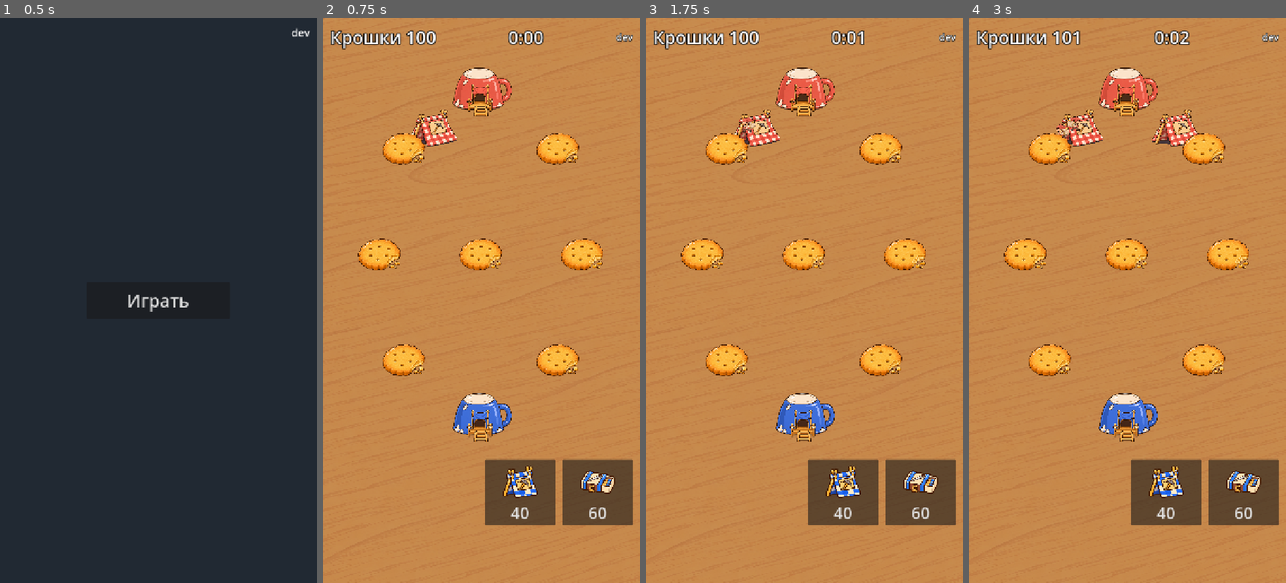
Above: before the commit, frames 1-4 (left to right).
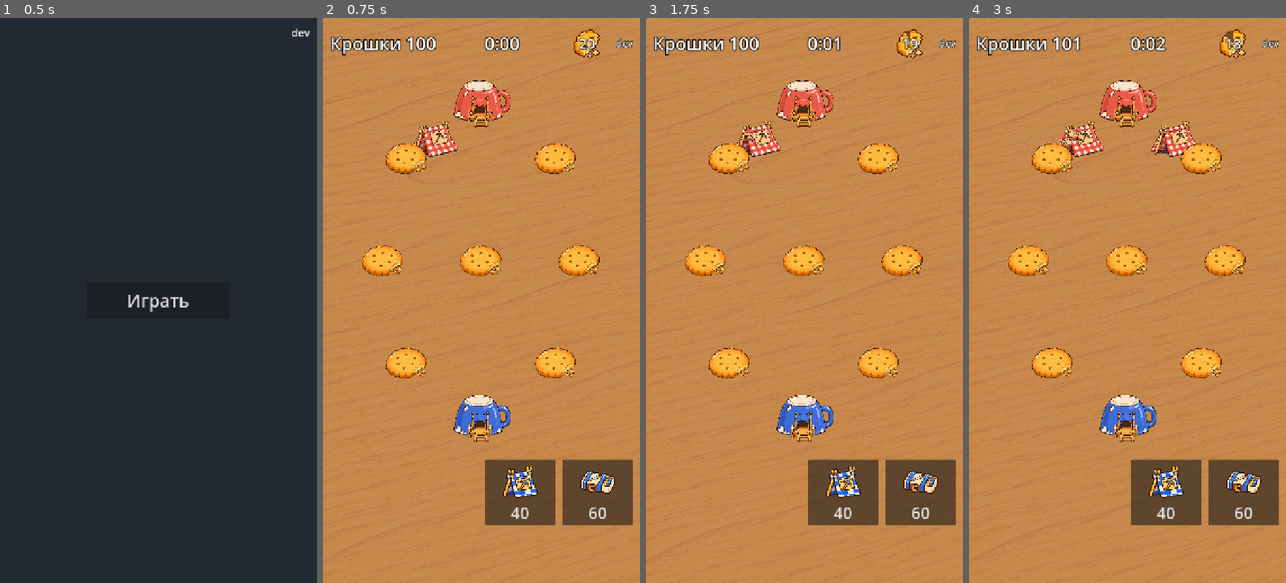
Above: after the commit, the same moments.

Repository: fishert2812/strategy-2d
Game: Godot game, scene res://scenes/main.tscn
The game is run twice, just before and just after one commit, with the same random seed, the same clock (stepped at 60 frames per second) and the same inputs.
Inputs (mouse positions are in pixels of both pictures, inside the frame that each line leads up to):
- Up to frame 1 (0.5 s): no input
- Up to frame 2 (0.75 s): click "Играть" at 0.5 s
- Up to frame 3 (1.75 s): tap Enter at 1.25 s; move the mouse to (874, 272) at 1.27 s; click (874, 272) at 1.42 s
- Up to frame 4 (3 s): drag from (1064, 328) to (1111, 413) at 2.02 s; move the mouse to (1159, 176) at 2.77 s; click (1159, 176) at 2.92 s

Frame 1 is identical in both runs. In frame 2, 8.1% of the frame differs, in the area x 2-98%, y 2-76%; in frame 3, 8.0%; in frame 4, 8.8%.

Commit message:
Общий свисток чайника: воины выходят отрядами раз в 20 секунд у обеих сторон, кольцо отсчёта вверху
Co-Authored-By: Claude Opus 5.5 <noreply@anthropic.com>
Claude-Session: https://claude.ai/code/session_019VbyzFae5xLzL824rEKy7F

Diff:
--- a/data/game.json
+++ b/data/game.json
@@ -23,7 +23,8 @@
   ],
   "camp": {"carriers": 3, "spawn_every": 1.0},
   "carrier": {"speed": 110, "load": 2, "hp": 20},
-  "barracks": {"every": 5, "max": 4},
+  "barracks": {"every": 5},
+  "whistle": {"every": 20, "squad": 4},
   "warrior": {"speed": 75, "hp": 60, "damage": 10, "hit_every": 0.8, "reach": 26, "aggro": 90, "siege": 3},
   "enemy": {"think": 2.0, "camps": 2, "extra_camp_every": 120, "barracks_after": 20, "extra_barracks_every": 45, "max_barracks": 4, "raid_after": 90, "guards": 1}
 }
--- a/scenes/battle.tscn
+++ b/scenes/battle.tscn
@@ -1,7 +1,8 @@
-[gd_scene load_steps=3 format=3]
+[gd_scene load_steps=4 format=3]
 
 [ext_resource type="Script" path="res://scripts/battle.gd" id="1"]
 [ext_resource type="Script" path="res://scripts/feedback.gd" id="5"]
+[ext_resource type="Texture2D" path="res://art/table/icon_gold.png" id="6"]
 
 [node name="Battle" type="Control"]
 layout_mode = 3
@@ -69,6 +70,34 @@
 theme_override_font_sizes/font_size = 40
 text = "0:00"
 horizontal_alignment = 1
+
+[node name="Whistle" type="TextureProgressBar" parent="Hud/Box/Top"]
+custom_minimum_size = Vector2(84, 84)
+layout_mode = 2
+mouse_filter = 2
+pivot_offset = Vector2(42, 42)
+max_value = 1.0
+step = 0.0
+value = 1.0
+fill_mode = 4
+nine_patch_stretch = true
+texture_under = ExtResource("6")
+texture_progress = ExtResource("6")
+tint_under = Color(0.25, 0.2, 0.15, 0.6)
+
+[node name="Left" type="Label" parent="Hud/Box/Top/Whistle"]
+layout_mode = 1
+anchors_preset = 15
+anchor_right = 1.0
+anchor_bottom = 1.0
+grow_horizontal = 2
+grow_vertical = 2
+theme_override_colors/font_outline_color = Color(0, 0, 0, 1)
+theme_override_constants/outline_size = 6
+theme_override_font_sizes/font_size = 32
+text = "20"
+horizontal_alignment = 1
+vertical_alignment = 1
 
 [node name="Sha" type="Label" parent="Hud/Box/Top"]
 layout_mode = 2
--- a/scripts/battle.gd
+++ b/scripts/battle.gd
@@ -73,6 +73,9 @@
 	shake = move_toward(shake, 0.0, dt * 40.0)
 	$Hud/Box/Top/Gold.text = "Крошки %d" % sim.gold[Sim.PLAYER]
 	$Hud/Box/Top/Time.text = "%d:%02d" % [int(sim.time) / 60, int(sim.time) % 60]
+	# Кольцо свистка: печенье-крошка «съедается» к свистку, внутри секунды.
+	$Hud/Box/Top/Whistle.value = sim.whistle / sim.cfg.whistle.every
+	$Hud/Box/Top/Whistle/Left.text = str(ceili(sim.whistle))
 	for kind in buttons:
 		buttons[kind].modulate.a = 1.0 if sim.gold[Sim.PLAYER] >= sim.cfg.buildings[kind].cost else 0.45
 	for d in sim.deposits:
--- a/scripts/feedback.gd
+++ b/scripts/feedback.gd
@@ -2,7 +2,7 @@
 ## Отклик на действия: звук, вспышка, дрожь здания, тряска экрана, всплывающее золото.
 ## Звуки — наборы Kenney (CC0), список в art/LICENSES.md.
 
-const SOUNDS := ["path", "built", "gold", "hit", "destroyed", "win", "lose", "error"]
+const SOUNDS := ["path", "built", "gold", "hit", "destroyed", "win", "lose", "error", "whistle"]
 const FILES := {"path": "click", "built": "build", "gold": "coin", "hit": "hit", "destroyed": "crash"}
 const QUIET := {"gold": -8.0, "hit": -6.0}
 
@@ -37,6 +37,13 @@
 		"hit":
 			play("hit")
 			_flash(battle.sprite_of(data.id), data.max_hp > 0)
+		"whistle":
+			play("whistle")
+			battle.shake = 6.0
+			var ring: Control = battle.get_node("Hud/Box/Top/Whistle")
+			var t := ring.create_tween()
+			t.tween_property(ring, "scale", Vector2.ONE * 1.35, 0.08)
+			t.tween_property(ring, "scale", Vector2.ONE, 0.2)
 		"destroyed":
 			play("destroyed")
 			battle.shake = 16.0
--- a/scripts/sim.gd
+++ b/scripts/sim.gd
@@ -12,6 +12,8 @@
 var time := 0.0
 var gold := [0, 0]
 var winner := -1
+## Секунд до общего свистка: на свисток отряды обеих сторон выходят по своим тропам.
+var whistle := 0.0
 var buildings: Array = []
 var deposits: Array = []
 var units: Array = []
@@ -23,6 +25,7 @@
 	cfg = JSON.parse_string(FileAccess.get_file_as_string(DATA))
 	cfg.merge(overrides, true)
 	gold = [cfg.start_gold, cfg.start_gold]
+	whistle = cfg.whistle.every
 	for side in [PLAYER, ENEMY]:
 		_add_building(side, "home", _v(cfg.homes[side]))
 	for d in cfg.deposits:
@@ -39,6 +42,13 @@
 		for side in [PLAYER, ENEMY]:
 			if not of_side(side, "home").is_empty():
 				gold[side] += cfg.home_drip.gold
+	whistle -= dt
+	if whistle <= 0:
+		whistle += cfg.whistle.every
+		for u in units:
+			if u.kind == "warrior":
+				u.go = true
+		changed.emit("whistle", {})
 	for b in buildings.duplicate():
 		if b.kind == "camp":
 			_camp(b, dt)
@@ -80,14 +90,15 @@
 func _barracks(b: Dictionary, dt: float) -> void:
 	b.timer += dt
 	var mine := units.filter(func(u): return is_same(u.home, b))
-	if mine.size() >= cfg.barracks.max or b.timer < cfg.barracks.every:
+	if mine.size() >= cfg.whistle.squad or b.timer < cfg.barracks.every:
 		return
 	b.timer = 0.0
 	var post := Vector2((b.id % 5 - 2) * 14, 44 + (b.id % 3) * 10)
-	units.append({"id": _id(), "side": b.side, "kind": "warrior", "pos": b.pos + post, "hp": cfg.warrior.hp, "home": b, "cd": 0.0, "post": post})
-
-
-## Воин: дерётся с ближним чужим, иначе идёт по тропе и ломает здание в её конце, без тропы стоит у казармы.
+	units.append({"id": _id(), "side": b.side, "kind": "warrior", "pos": b.pos + post, "hp": cfg.warrior.hp, "home": b, "cd": 0.0, "post": post, "go": false})
+
+
+## Воин: дерётся с ближним чужим. После свистка идёт по тропе и ломает здание в её конце;
+## без тропы или после победы ждёт у казармы следующего свистка.
 func _warrior(u: Dictionary, dt: float) -> void:
 	var w: Dictionary = cfg.warrior
 	u.cd = maxf(0.0, u.cd - dt)
@@ -100,10 +111,11 @@
 	if not foe.is_empty():
 		if _reach(u, foe.pos, w.reach, w.speed * dt):
 			_hit(u, foe)
-	elif not t.is_empty() and t.hp > 0:
+	elif u.go and not t.is_empty() and t.hp > 0:
 		if _reach(u, t.pos, w.reach + cfg.buildings[t.kind].size, w.speed * dt):
 			_hit(u, t)
 	else:
+		u.go = false
 		_walk(u, u.home.pos + u.post, w.speed * dt)
 
 
--- a/tests/test_attack.gd
+++ b/tests/test_attack.gd
@@ -27,9 +27,10 @@
 	sim.set_path(camp, Vector2(170, 240))
 	var barracks := sim.build(Sim.PLAYER, "barracks", Vector2(360, 760))
 	sim.set_path(barracks, camp.pos)
-	_run(sim, 60.0)
+	# Отряд выходит на первый свисток (20 с), ломает лагерь к ~62 с.
+	_run(sim, 90.0)
 	if camp.hp > 0:
-		return "лагерь врага цел через 60 с"
+		return "лагерь врага цел через 90 с"
 	if sim.units.any(func(u): return u.side == Sim.ENEMY):
 		return "у врага остались носильщики"
 	return ""
--- /dev/null
+++ b/tests/test_whistle.gd
@@ -0,0 +1,61 @@
+extends RefCounted
+## Общий свисток (issue #24): воины копятся у казарм и выходят отрядами по свистку у обеих сторон разом.
+
+
+func _warriors(sim: Sim, side: int) -> Array:
+	return sim.units.filter(func(u): return u.side == side and u.kind == "warrior")
+
+
+## Самый дальний от своей казармы воин стороны.
+func _farthest(sim: Sim, side: int) -> float:
+	var far := 0.0
+	for u in _warriors(sim, side):
+		far = maxf(far, u.pos.distance_to(u.home.pos))
+	return far
+
+
+func test_squads_leave_only_on_whistle() -> String:
+	var sim := Sim.new()
+	sim.gold = [200, 200]
+	var mine := sim.build(Sim.PLAYER, "barracks", Vector2(360, 760))
+	var theirs := sim.build(Sim.ENEMY, "barracks", Vector2(360, 240))
+	sim.set_path(mine, Vector2(360, 100))
+	sim.set_path(theirs, Vector2(360, 900))
+	var whistles := [0]
+	sim.changed.connect(func(what, _d): if what == "whistle": whistles[0] += 1)
+	var every: float = sim.cfg.whistle.every
+	while sim.time < every - 0.5:
+		sim.step(0.05)
+	for side in [Sim.PLAYER, Sim.ENEMY]:
+		if _warriors(sim, side).size() < 2:
+			return "до свистка у стороны %d накопилось воинов %d" % [side, _warriors(sim, side).size()]
+		if _farthest(sim, side) > 80:
+			return "сторона %d вышла до свистка: воин в %d от казармы" % [side, _farthest(sim, side)]
+	while sim.time < every + 3.0:
+		sim.step(0.05)
+	if whistles[0] != 1:
+		return "свистков за %d с: %d, ждали 1" % [every + 3, whistles[0]]
+	for side in [Sim.PLAYER, Sim.ENEMY]:
+		if _farthest(sim, side) < 150:
+			return "на свисток сторона %d не вышла: дальний воин в %d от казармы" % [side, _farthest(sim, side)]
+	return ""
+
+
+## Вверху кольцо отсчёта; на свисток звук и тряска экрана.
+func test_ring_counts_down_and_whistle_answers() -> String:
+	var battle: Control = load("res://scenes/battle.tscn").instantiate()
+	(Engine.get_main_loop() as SceneTree).root.add_child(battle)
+	var sim: Sim = battle.sim
+	var ring: Control = battle.get_node("Hud/Box/Top/Whistle")
+	sim.step(sim.cfg.whistle.every - 5.0)
+	battle._process(0.0)
+	var shown := int(ring.get_node("Left").text)
+	sim.step(5.1)
+	var shake: float = battle.shake
+	var played: int = battle.get_node("Feedback").played.get("whistle", 0)
+	battle.free()
+	if shown != 5:
+		return "за 5 с до свистка кольцо показывает %d" % shown
+	if played != 1 or shake <= 0:
+		return "на свисток звуков %d, тряска %.1f" % [played, shake]
+	return ""
Not shown, added: audio/License_digital.txt
Not shown, added: audio/whistle.ogg.import
Not shown, added: scripts/ring.gd.uid
Not shown, added: tests/test_whistle.gd.uid
Not shown, changed: art/LICENSES.md
Not shown, added: audio/whistle.ogg
